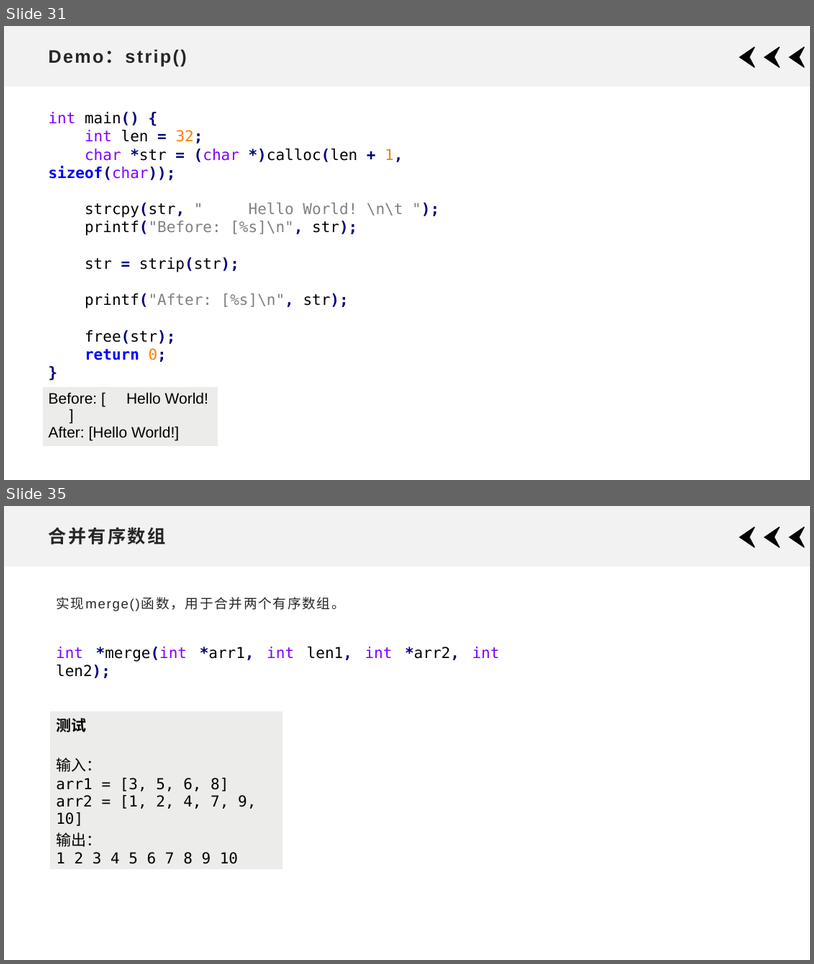
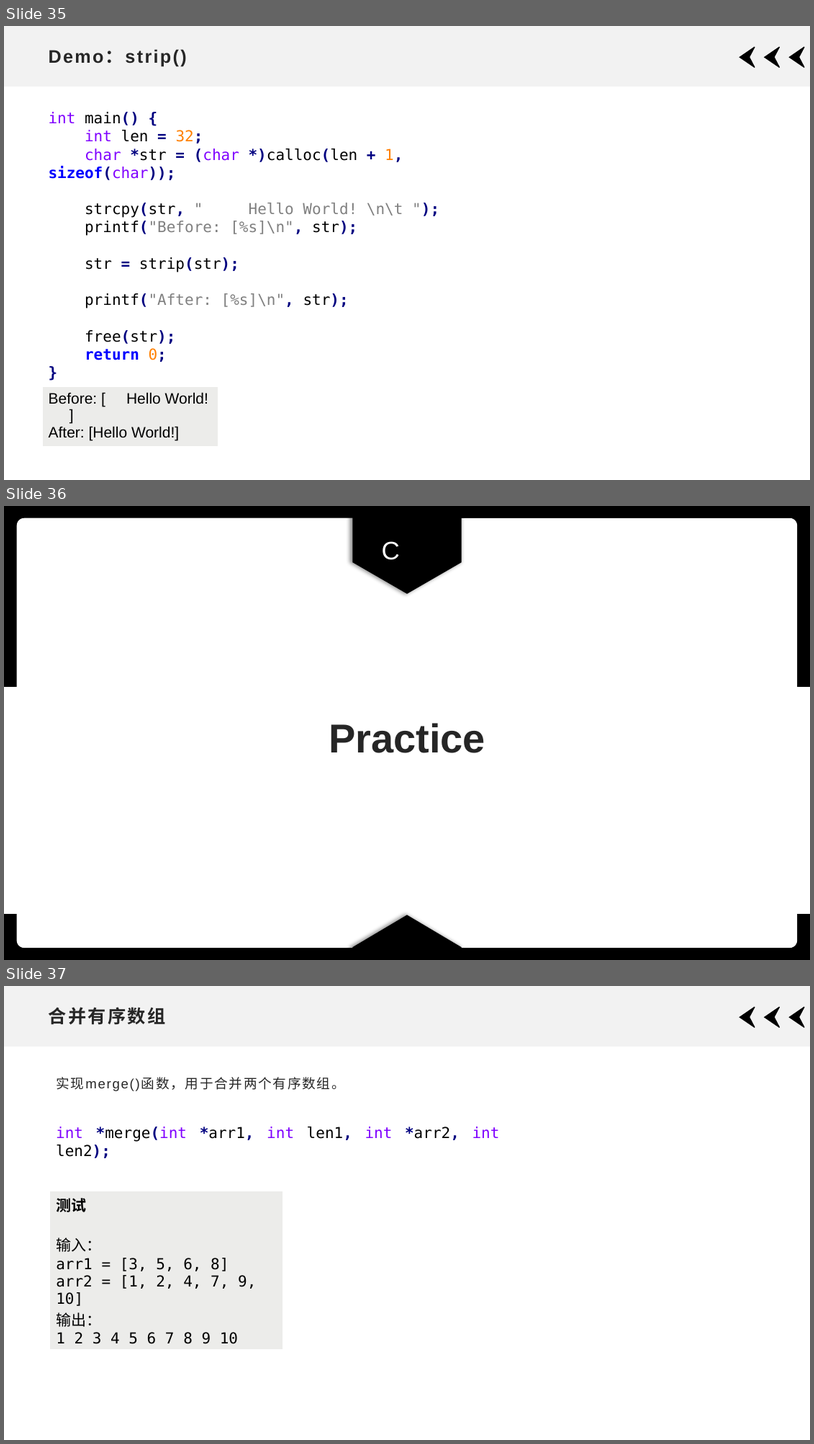
Before and after one commit to xdai02/C, a slide deck: slides/Chapter7.pptx. Shown one above the other, each under a label of ours: slides 31 and 35 before the commit, slides 35, 36 and 37 after it; the slides between them are not shown. The pictures are 814x964 and 814x1444 pixels, drawn with LibreOffice and Linux fonts; fonts in the diff are those of the drawing. Boxes give left, top, right and bottom in pixels: in the first picture for what was removed or moved away, otherwise in the second. Text is boxed around its words. In the diff, an @@ line names an element or a change of style, - is before the commit and + after.

```diff
--- a/slides/Chapter7.pptx
+++ b/slides/Chapter7.pptx
@@ slide 36 added at bbox=[4, 506, 810, 960], background #FFFFFF @@
@@ text added at bbox=[382, 541, 400, 560], 30 pt, text #FFFFFF @@
+C
@@ title added at bbox=[329, 723, 486, 753], 48 pt, text #262626, bold @@
+Practice
@@ group added at bbox=[4, 506, 810, 960]: 2 rectangles, 2 pentagon arrows, 1 rounded rectangle @@
@@ what was slide 31 is now slide 35 @@
@@ what was slide 35 is now slide 37 @@
```
Also in this commit, not shown: 1 other slide added, 7 other files.
